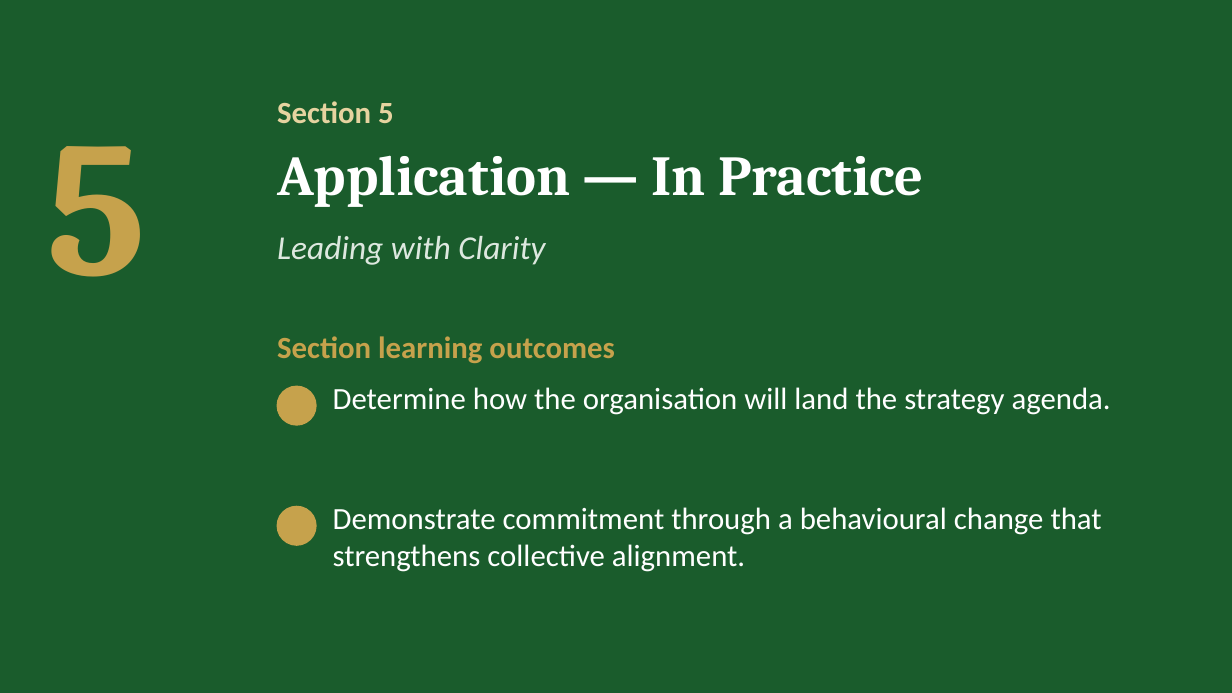
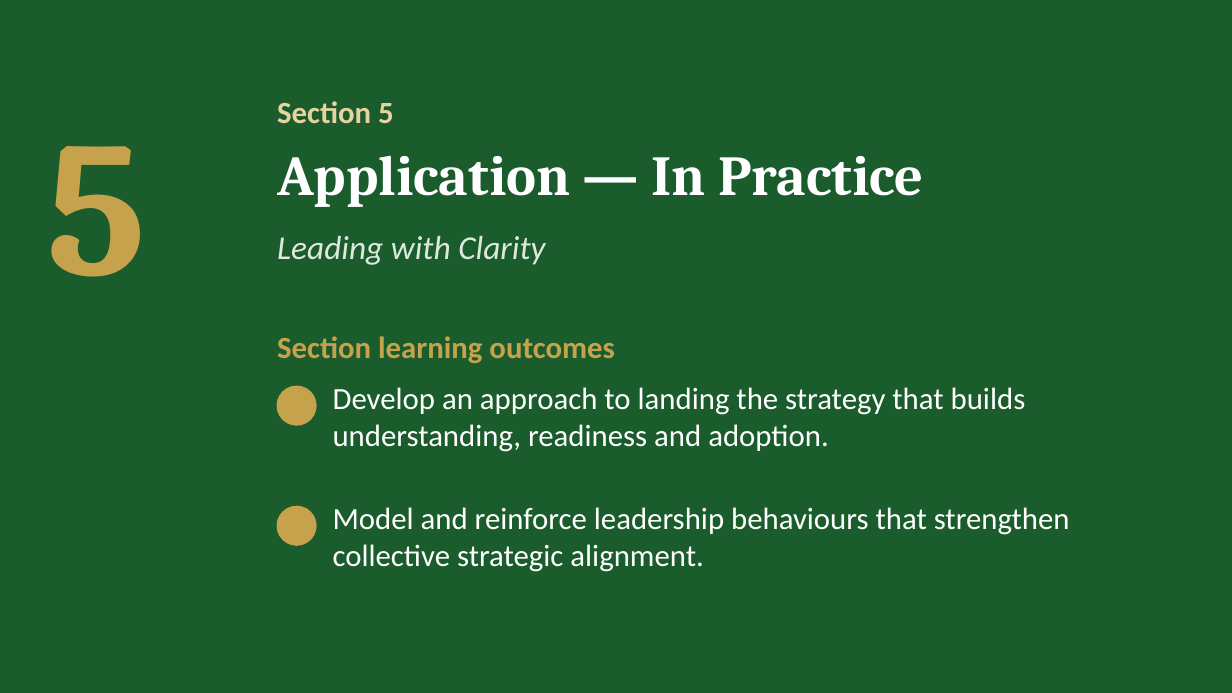
Before and after one commit to IBSL26/ibsl-platform, a slide deck: slide 32 of Unit decks/Unit 05 - Aligning Heart & Mind.pptx. Drawn at 1232x693 pixels with LibreOffice and Linux fonts; fonts in the diff are those of the drawing; background and template pictures are left out. Boxes give left, top, right and bottom in pixels: in the first picture for what was removed or moved away, otherwise in the second. Text is boxed around its words. In the diff, an @@ line names an element or a change of style, - is before the commit and + after.

```diff
--- a/Unit decks/Unit 05 - Aligning Heart & Mind.pptx
+++ b/Unit decks/Unit 05 - Aligning Heart & Mind.pptx
@@ text at (x1=333, y1=387, x2=1026, y2=452): text changed @@
-Determine how the organisation will land the strategy agenda.
+Develop an approach to landing the strategy that builds understanding, readiness and adoption.
@@ text at (x1=333, y1=507, x2=1070, y2=572): text changed @@
-Demonstrate commitment through a behavioural change that strengthens collective alignment.
+Model and reinforce leadership behaviours that strengthen collective strategic alignment.
```
Also in this commit, not shown: 5 other slides changed, 27 other files.
